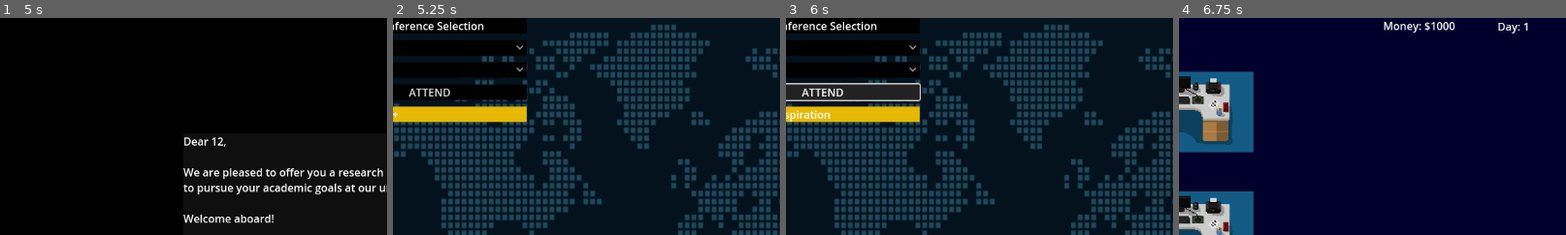
Above: before the commit, frames 1-4 (left to right).
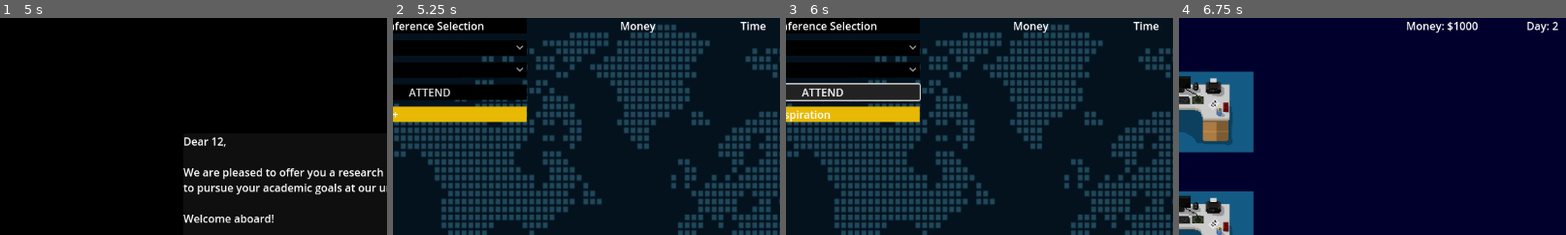
Above: after the commit, the same moments.

Repository: And1Jay/JourneyToTenure
Game: Godot game, scene res://Scenes/StartScreen.tscn
Two runs of this game, one before a commit and one after it. Both use one fixed random seed, a clock stepped at 60 frames per second and the inputs below. The engine's default icon, where the game draws it, is replaced by a stand-in: a white triangle on a blue panel in a dark square.
Inputs (mouse positions are % of the whole screen's width and height, from its top left):
- Up to frame 1 (5 s): click (50, 45) at 0.52 s; type "12" at 0.6 s; click "Confirm" at 1.25 s; click (50, 46) at 2 s; tap Enter at 2.75, 4.25 s; move the mouse to (72, 45) at 2.77 s; click (72, 45) at 2.92 s; tap Space at 3.5 s; move the mouse to (30, 55) at 3.52 s; click (30, 55) at 3.67 s; move the mouse to (60, 28) at 4.27 s; click (60, 28) at 4.42 s
- Up to frame 2 (5.25 s): tap Space at 5 s; move the mouse to (45, 70) at 5.02 s; click (45, 70) at 5.17 s
- Up to frame 3 (6 s): click "ATTEND" at 5.75 s
- Up to frame 4 (6.75 s): click "Go to Lab" at 6.5 s
The pictures show only the part of the screen within x 8-58%, y 0-50%; the shares and areas given below are measured in that part.

Frame 1 is identical in both runs. In frame 2, 0.4% of the frame differs, in the area x 58-97%, y 1-8%; in frame 3, 0.4%; in frame 4, 1.0%, in the area x 52-98%, y 1-8%.

Commit message:
Add GlobalHUD and GameState for persistent HUD across scenes

Diff:
--- /dev/null
+++ b/Scenes/GlobalHUD.tscn
@@ -0,0 +1,18 @@
+[gd_scene load_steps=2 format=3 uid="uid://cieudeqcn2kfn"]
+
+[ext_resource type="Script" path="res://Scripts/GlobalHUD.gd" id="1_irafw"]
+
+[node name="GlobalHUD" type="CanvasLayer"]
+script = ExtResource("1_irafw")
+
+[node name="MoneyLabel" type="Label" parent="."]
+offset_left = 427.0
+offset_right = 480.0
+offset_bottom = 23.0
+text = "Money"
+
+[node name="TimeLabel" type="Label" parent="."]
+offset_left = 606.0
+offset_right = 646.0
+offset_bottom = 23.0
+text = "Time"
--- a/Scenes/Lab.tscn
+++ b/Scenes/Lab.tscn
@@ -31,17 +31,4 @@
 text = "
 "
 
-[node name="CanvasLayer" type="CanvasLayer" parent="."]
-
-[node name="MoneyLabel" type="Label" parent="CanvasLayer"]
-offset_left = 393.0
-offset_right = 433.0
-offset_bottom = 23.0
-
-[node name="TimeLabel" type="Label" parent="CanvasLayer"]
-offset_left = 563.0
-offset_top = 1.0
-offset_right = 603.0
-offset_bottom = 24.0
-
 [node name="Staff" parent="." instance=ExtResource("3_iwj13")]
--- a/Scenes/HUD.tscn
+++ b/Scenes/Skill.tscn
@@ -1,6 +1,6 @@
 [gd_scene load_steps=4 format=3 uid="uid://depq6g2l0icpm"]
 
-[ext_resource type="Script" path="res://Scripts/HUD.gd" id="1_ayyvs"]
+[ext_resource type="Script" path="res://Scripts/Skill.gd" id="1_0jo0i"]
 
 [sub_resource type="StyleBoxFlat" id="StyleBoxFlat_nau8g"]
 bg_color = Color(0, 0, 0, 1)
@@ -8,14 +8,14 @@
 [sub_resource type="StyleBoxFlat" id="StyleBoxFlat_ndd0v"]
 bg_color = Color(0, 0, 0, 1)
 
-[node name="HUD" type="Control"]
+[node name="Skill" type="Control"]
 layout_mode = 3
 anchors_preset = 15
 anchor_right = 1.0
 anchor_bottom = 1.0
 grow_horizontal = 2
 grow_vertical = 2
-script = ExtResource("1_ayyvs")
+script = ExtResource("1_0jo0i")
 
 [node name="VBoxContainer" type="VBoxContainer" parent="."]
 layout_mode = 0
--- a/Scripts/Conference.gd
+++ b/Scripts/Conference.gd
@@ -1,6 +1,6 @@
 extends Node2D
 
-var hud
+var skill
 
 func _ready():
 	var background = load("res://Scenes/Background.tscn").instantiate()
@@ -16,11 +16,11 @@
 	var conference_panel = load("res://Scenes/ConferencePanel.tscn").instantiate()
 	$UI.add_child(conference_panel)
 
-	hud = load("res://Scenes/HUD.tscn").instantiate()
-	$UI.add_child(hud)
+	skill = load("res://Scenes/Skill.tscn").instantiate()
+	$UI.add_child(skill)
 
 	var staff = load("res://Scenes/Staff.tscn").instantiate()
 	add_child(staff)
 
-	professor.hud = hud
-	professor.update_hud()
+	professor.skill = skill
+	professor.update_skill()
--- /dev/null
+++ b/Scripts/GameState.gd
@@ -0,0 +1,30 @@
+extends Node
+
+var money: int = 1000
+var day: int = 1
+var hud: Node = null
+var timer: Timer = null
+
+func start_timer():
+	if timer: return
+	timer = Timer.new()
+	timer.wait_time = 1.0
+	timer.autostart = true
+	timer.one_shot = false
+	timer.timeout.connect(_on_timer_tick)
+	add_child(timer)
+
+func _on_timer_tick():
+	day += 1
+	update_hud()
+
+func update_hud():
+	if hud:
+		hud.update_labels(day, money)
+
+func spend(amount: int) -> bool:
+	if money >= amount:
+		money -= amount
+		update_hud()
+		return true
+	return false
--- /dev/null
+++ b/Scripts/GlobalHUD.gd
@@ -0,0 +1,8 @@
+extends CanvasLayer
+
+@onready var money_label = $MoneyLabel
+@onready var time_label = $TimeLabel
+
+func update_labels(day: int, money: int):
+	money_label.text = "Money: $" + str(money)
+	time_label.text = "Day: " + str(day)
--- a/Scripts/Lab.gd
+++ b/Scripts/Lab.gd
@@ -1,21 +1,12 @@
 extends Node2D
 
 @onready var desk_container = $DeskContainer
-@onready var money_label = $CanvasLayer/MoneyLabel
-@onready var time_label = $CanvasLayer/TimeLabel
 
-var money = 1000
-var day = 1
 var desks = []
 
 func _ready():
-	# Start time update
-	update_hud()
-	_start_timer()
-
-	# Initialize desk slots
 	for desk_slot in desk_container.get_children():
-		desks.append(false)  # False means no computer yet
+		desks.append(false)
 		var label = desk_slot.get_node("PlaceholderLabel")
 		label.text = "Buy PC"
 		label.mouse_filter = Control.MOUSE_FILTER_PASS
@@ -24,24 +15,6 @@
 func _on_desk_clicked(event: InputEvent, desk_slot):
 	if event is InputEventMouseButton and event.pressed and event.button_index == MOUSE_BUTTON_LEFT:
 		var idx = desk_container.get_children().find(desk_slot)
-		if desks[idx] == false and money >= 500:
-			money -= 500
+		if desks[idx] == false and GameState.spend(500):
 			desks[idx] = true
 			desk_slot.get_node("PlaceholderLabel").text = "🖥️ PC Ready"
-			update_hud()
-
-func update_hud():
-	money_label.text = "Money: $" + str(money)
-	time_label.text = "Day: " + str(day)
-
-func _start_timer():
-	var timer = Timer.new()
-	timer.wait_time = 1.0
-	timer.autostart = true
-	timer.one_shot = false
-	add_child(timer)
-	timer.timeout.connect(_on_timer_tick)
-
-func _on_timer_tick():
-	day += 1
-	update_hud()
--- a/Scripts/Professor.gd
+++ b/Scripts/Professor.gd
@@ -2,7 +2,7 @@
 
 @export var social_skill: int = 5
 @export var inspiration: int = 10
-var hud  # Reference to HUD
+var skill  # Reference to skill
 
 func _ready():
 	GameManager.register_professor(self)
@@ -13,9 +13,9 @@
 	var total_inspiration = base_inspiration + social_bonus
 
 	inspiration += total_inspiration
-	update_hud()  # Update UI after change
+	update_skill()  # Update UI after change
 	return total_inspiration
 
-func update_hud():
-	if hud:
-		hud.update_stats(social_skill, inspiration)
+func update_skill():
+	if skill:
+		skill.update_stats(social_skill, inspiration)
--- a/Scripts/main.gd
+++ b/Scripts/main.gd
@@ -12,6 +12,14 @@
 func _ready():
 	switch_button.pressed.connect(_on_switch_pressed)
 	_show_conference()
+
+	if !GameState.hud:
+		var hud = load("res://Scenes/GlobalHUD.tscn").instantiate()
+		GameState.hud = hud
+		GameState.start_timer()
+		add_child(hud)
+	else:
+		add_child(GameState.hud)  # Re-attach it if coming back to main
 
 func _on_switch_pressed():
 	if current_scene.name == "Conference":
--- a/project.godot
+++ b/project.godot
@@ -18,6 +18,7 @@
 [autoload]
 
 GameManager="*res://AutoLoad/GameManager.gd"
+GameState="*res://Scripts/GameState.gd"
 
 [rendering]
 
Renamed: Scripts/HUD.gd -> Scripts/Skill.gd
